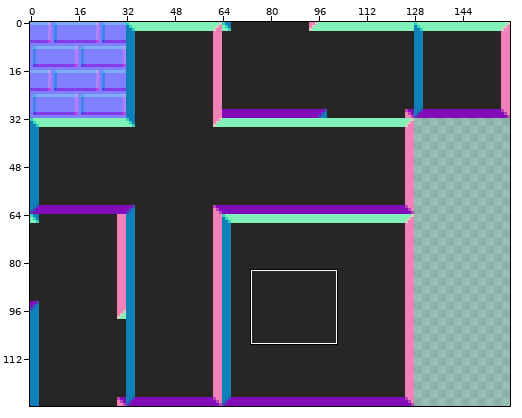
Sprite sheet, stored at Resources/Tileset Source Normals/Better Tiles Normal.png. The first picture is a wide view before the edit; the outline marks the close-up.
Close-up. Before:
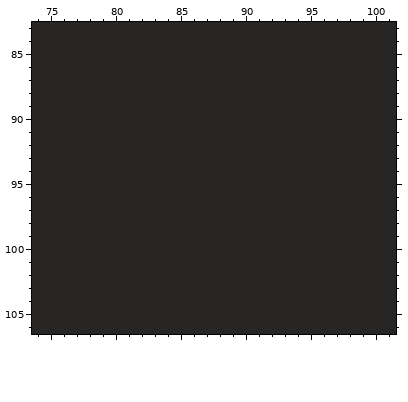
The file is 160x128 pixels. Colours within 5 levels of each other are drawn and written as one. Shown: x 74..101, y 83..106.
Once edited:
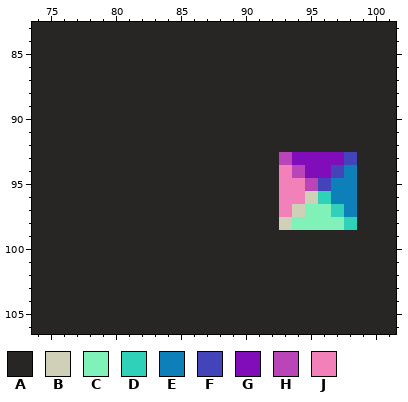
Palette (. is transparent): A #272625  B #d0d0b9  C #80f2b9  D #2fd1b9  E #0d80b9  F #4444ba  G #800db9  H #b945b9  J #f280b9
Difference:
Colour A becomes colour B in row 96 at x 95; in row 97 at x 94; in row 98 at x 93.
Colour A becomes colour C in row 97 at x 95 to 96; in row 98 at x 94 to 97.
Colour A becomes colour D in row 96 at x 96; in row 97 at x 97; in row 98 at x 98.
Colour A becomes colour E in row 94 at x 98; in rows 95 to 96 at x 97 to 98; in row 97 at x 98.
Colour A becomes colour F in row 93 at x 98; in row 94 at x 97; in row 95 at x 96.
Colour A becomes colour G in row 93 at x 94 to 97; in row 94 at x 95 to 96.
Colour A becomes colour H in row 93 at x 93; in row 94 at x 94; in row 95 at x 95.
Colour A becomes colour J in row 94 at x 93; in rows 95 to 96 at x 93 to 94; in row 97 at x 93.
